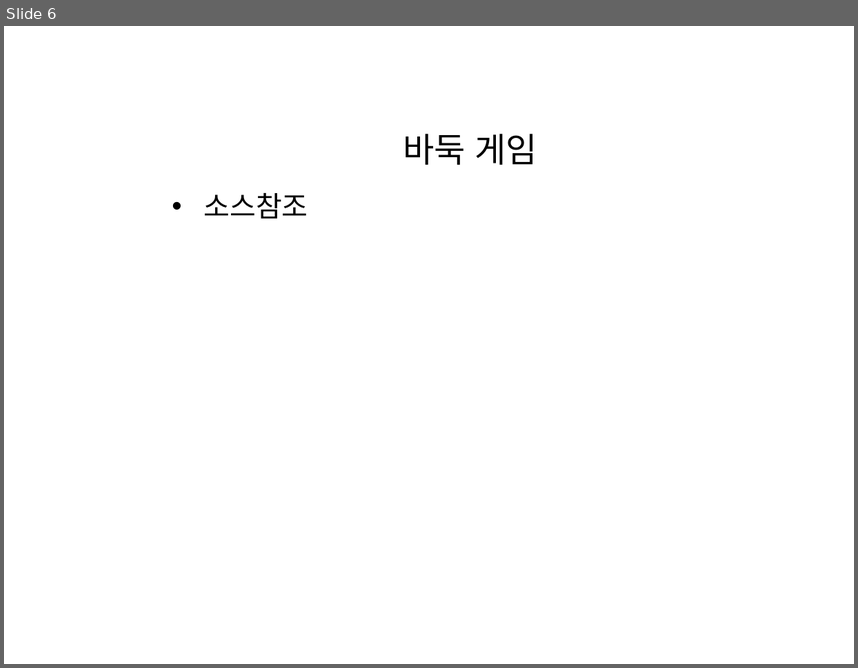
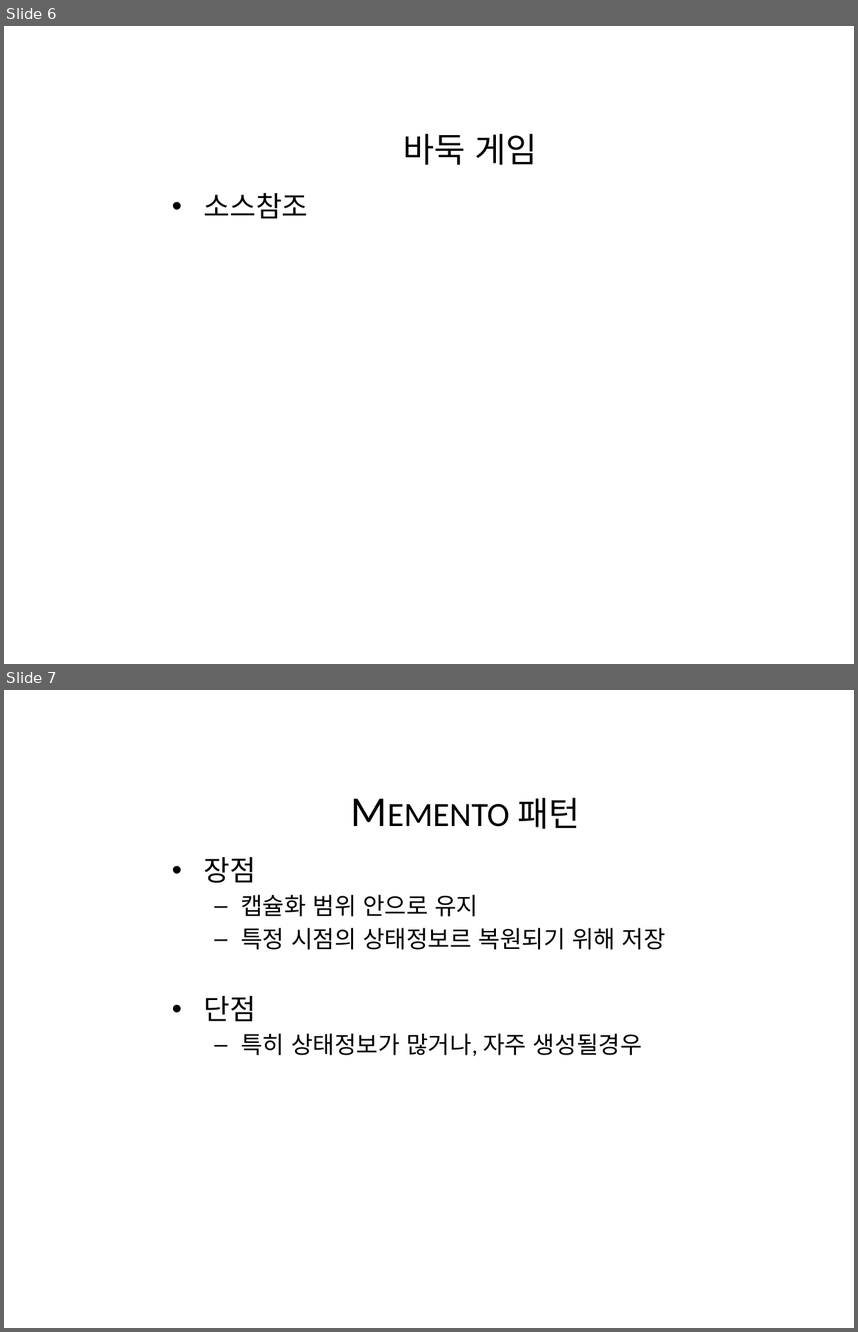
Before and after one commit to CppKorea/DesignPattern, a slide deck: 5th Sutdy/Memento/Memento.pptx. Shown one above the other, each under a label of ours: slide 6 before the commit, slides 6 and 7 after it. The pictures are 858x668 and 858x1332 pixels, drawn with LibreOffice and Linux fonts; fonts in the diff are those of the drawing; background and template pictures are left out. Boxes give left, top, right and bottom in pixels: in the first picture for what was removed or moved away, otherwise in the second. Text is boxed around its words. In the diff, an @@ line names an element or a change of style, - is before the commit and + after.

```diff
--- a/5th Sutdy/Memento/Memento.pptx
+++ b/5th Sutdy/Memento/Memento.pptx
@@ slide 7 added at box(4, 690, 854, 1328), background picture (left out) @@
@@ title added at box(517, 798, 580, 829), 36 pt, text #000000, small capitals @@
+Memento 패턴
@@ text added at box(204, 857, 666, 1056), 20 pt, text #000000 @@
+• 장점
+  – 캡슐화 범위 안으로 유지
+  – 특정 시점의 상태정보르 복원되기 위해 저장
+• 단점
+  – 특히 상태정보가 많거나, 자주 생성될경우
```
Also in this commit, not shown: 3 slides changed, 5 other files.
